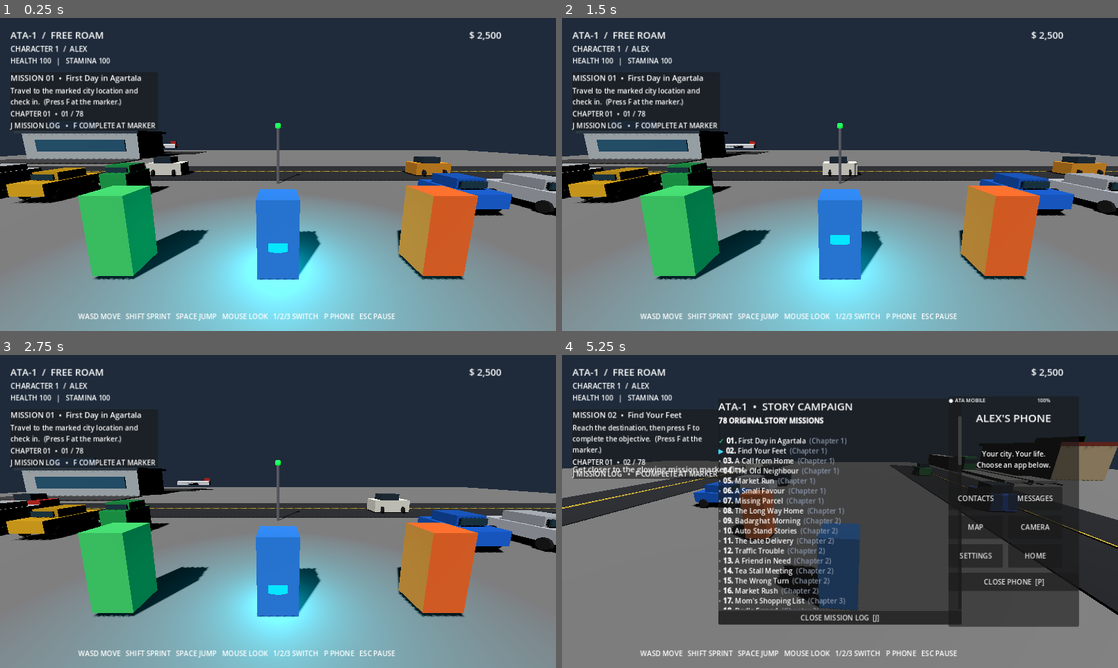
Above: before the commit, frames 1-4 (two rows, left to right).
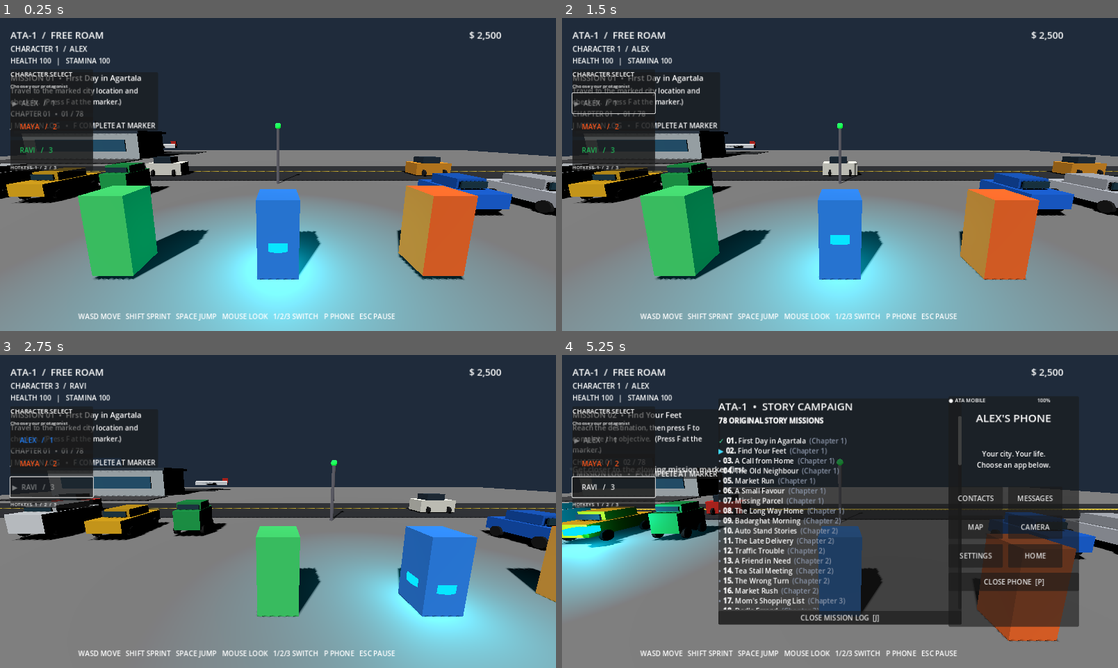
Above: after the commit, the same moments.

Repository: anirudhadebbarma031214-commits/ATA-1
Game: Godot game, scene res://scenes/main.tscn
Same seed, same stepped clock (60 frames per second), same inputs: the game is played once before the commit and once after it.
Inputs (mouse positions are in pixels of both pictures, inside the frame that each line leads up to):
- Up to frame 1 (0.25 s): no input
- Up to frame 2 (1.5 s): click (612, 127) at 0.5 s, where only the run after the commit has a clickable "MAYA / 2"; click (612, 102) at 1.25 s, where only the run after the commit has a clickable "ALEX / 1"
- Up to frame 3 (2.75 s): click (50, 486) at 2 s, where only the run after the commit has a clickable "RAVI / 3"
- Up to frame 4 (5.25 s): tap F at 2.75, 3.5, 4.25, 4.35, 5 s; move the mouse to (867, 511) at 2.77 s; hold W 2.78-3.53 s; tap P at 2.85 s; tap Space at 3.02, 3.77 s; move the mouse to (728, 527) at 3.52 s; hold S 3.53-4.28 s; tap J at 3.6 s; click (728, 527) at 3.67 s; move the mouse to (895, 442) at 4.27 s; hold D 4.28-5.03 s; click (895, 442) at 4.42 s; move the mouse to (812, 574) at 5.02 s; hold W from 5.03 s (still down); tap 1 at 5.1 s; click (812, 574) at 5.17 s

The runs differ from the first frame. In frame 1, 2.8% of the frame differs, in the area x 1-17%, y 17-49%; in frame 2, 3.3%; in frame 3, 40%, in the area x 0-100%, y 8-100%; in frame 4, 25%.

Commit message:
Add clickable character switching UI

Diff:
--- a/scripts/hud.gd
+++ b/scripts/hud.gd
@@ -3,6 +3,8 @@
 var panel: PanelContainer
 var phone_panel: PanelContainer
 var character_label: Label
+var character_switcher: PanelContainer
+var character_buttons: Dictionary = {}
 var phone_title: Label
 var phone_content: Label
 var phone_home: GridContainer
@@ -34,6 +36,7 @@
 	add_child(hints)
 	_build_pause_menu()
 	_build_phone()
+	_build_character_switcher()
 
 func _build_pause_menu() -> void:
 	panel = PanelContainer.new()
@@ -118,7 +121,62 @@
 	app_button.pressed.connect(_open_phone_app.bind(app_name))
 	phone_home.add_child(app_button)
 
+
+func _build_character_switcher() -> void:
+	character_switcher = PanelContainer.new()
+	character_switcher.position = Vector2(24, 118)
+	character_switcher.custom_minimum_size = Vector2(190, 0)
+	add_child(character_switcher)
+
+	var column := VBoxContainer.new()
+	column.add_theme_constant_override("separation", 8)
+	character_switcher.add_child(column)
+
+	var heading := Label.new()
+	heading.text = "CHARACTER SELECT"
+	heading.add_theme_font_size_override("font_size", 15)
+	column.add_child(heading)
+
+	var subtitle := Label.new()
+	subtitle.text = "Choose your protagonist"
+	subtitle.add_theme_font_size_override("font_size", 11)
+	column.add_child(subtitle)
+
+	for info in [
+		{"index": 1, "name": "ALEX", "role": "01  •  THE LEAD", "color": Color(0.12, 0.48, 0.95)},
+		{"index": 2, "name": "MAYA", "role": "02  •  THE DRIVER", "color": Color(0.95, 0.32, 0.10)},
+		{"index": 3, "name": "RAVI", "role": "03  •  THE FIXER", "color": Color(0.12, 0.72, 0.34)}
+	]:
+		var button := Button.new()
+		button.text = info["name"] + "   /   " + info["role"]
+		button.custom_minimum_size = Vector2(170, 46)
+		button.alignment = HORIZONTAL_ALIGNMENT_LEFT
+		button.add_theme_color_override("font_color", info["color"])
+		button.pressed.connect(_select_character.bind(info["index"]))
+		column.add_child(button)
+		character_buttons[info["index"]] = button
+
+	var hint := Label.new()
+	hint.text = "HOTKEYS  1  /  2  /  3"
+	hint.add_theme_font_size_override("font_size", 11)
+	column.add_child(hint)
+
+func _select_character(target_index: int) -> void:
+	for character in get_tree().get_nodes_in_group("playable_characters"):
+		character.is_active = character.character_index == target_index
+		character.game_camera.current = character.is_active
+	_update_character_buttons()
+	Input.mouse_mode = Input.MOUSE_MODE_CAPTURED
+
+func _update_character_buttons() -> void:
+	for character in get_tree().get_nodes_in_group("playable_characters"):
+		if character_buttons.has(character.character_index):
+			var button: Button = character_buttons[character.character_index]
+			button.text = ("▶  " if character.is_active else "    ") + character.character_name + "   /   " + str(character.character_index)
+			button.disabled = character.is_active
+
 func _process(_delta: float) -> void:
+	_update_character_buttons()
 	for character in get_tree().get_nodes_in_group("playable_characters"):
 		if character.is_active:
 			character_label.text = "CHARACTER " + str(character.character_index) + "  /  " + character.character_name
